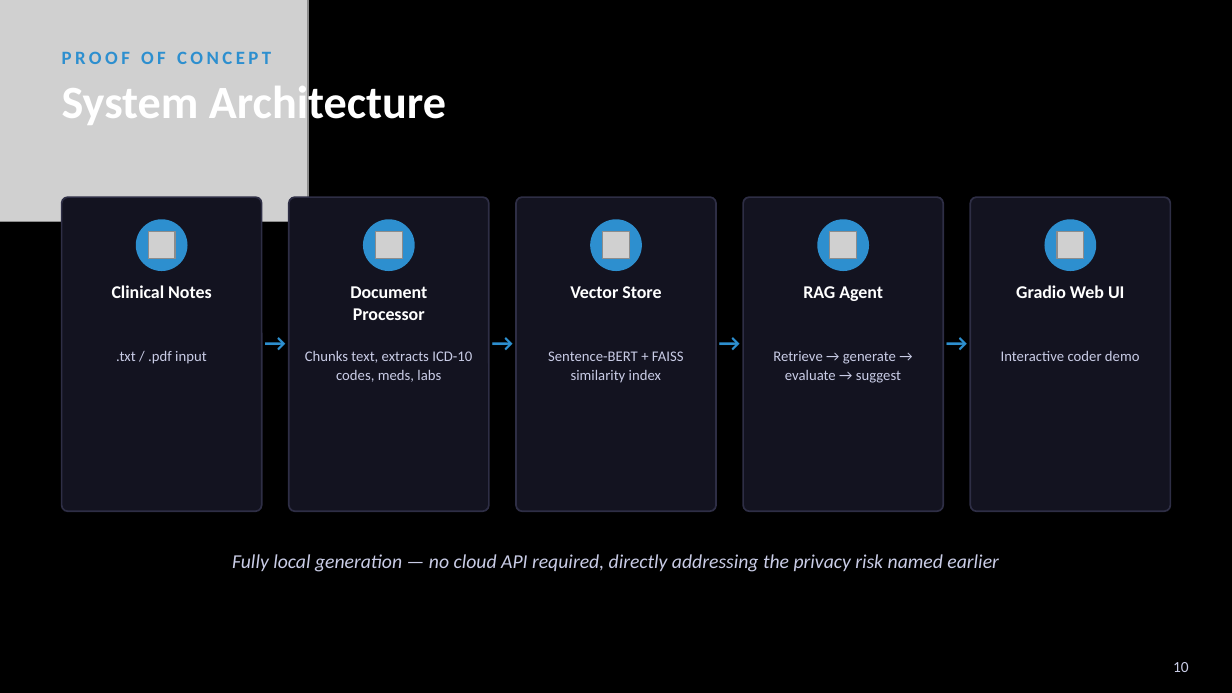
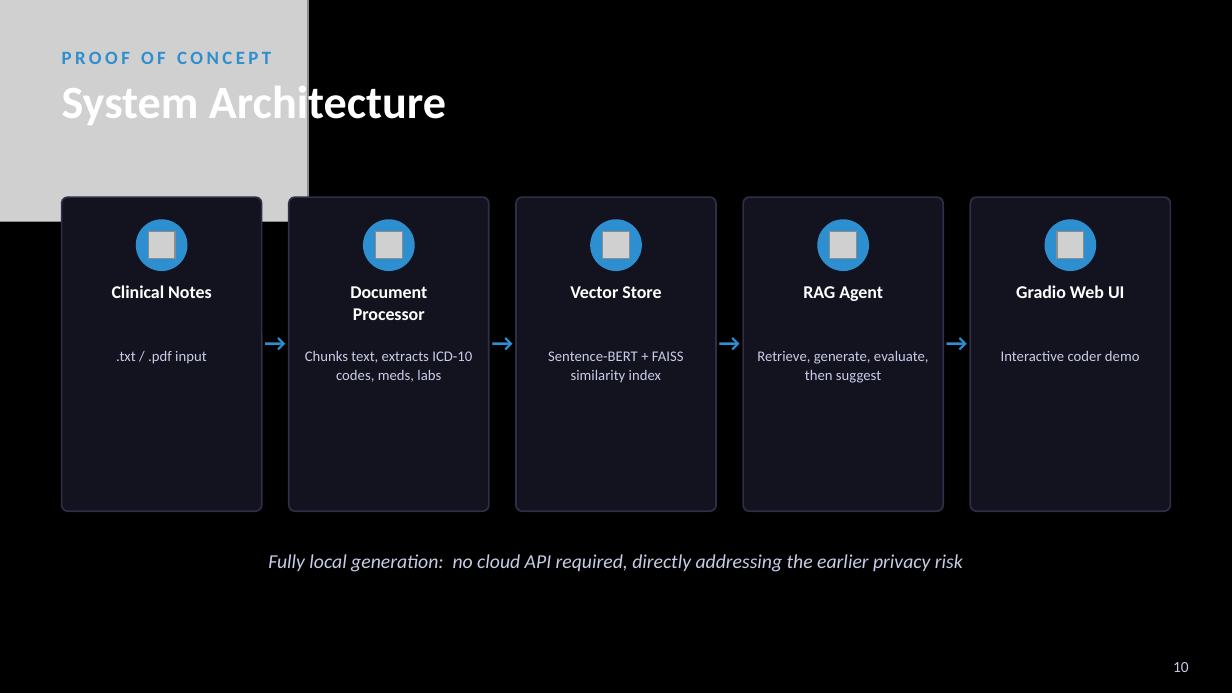
Before and after one commit to evierkim/cotiviti-intern-poc-agentic-rag, a slide deck: slide 9 of Cotiviti_PowerPoint.pptx (slide 10 before the commit). Drawn at 1232x693 pixels with LibreOffice and Linux fonts; fonts in the diff are those of the drawing; grey boxes stand for pictures. Boxes give left, top, right and bottom in pixels: in the first picture for what was removed or moved away, otherwise in the second. Text is boxed around its words. In the diff, an @@ line names an element or a change of style, - is before the commit and + after.

```diff
--- a/Cotiviti_PowerPoint.pptx
+++ b/Cotiviti_PowerPoint.pptx
@@ text at [757,351,929,383]: text changed @@
-Retrieve → generate → evaluate → suggest
+Retrieve, generate, evaluate, then suggest
@@ text at [268,554,963,572]: text changed @@
-Fully local generation — no cloud API required, directly addressing the privacy risk named earlier
+Fully local generation: no cloud API required, directly addressing the earlier privacy risk
```
Also in this commit, not shown: 13 other slides changed, 4 slides removed.
